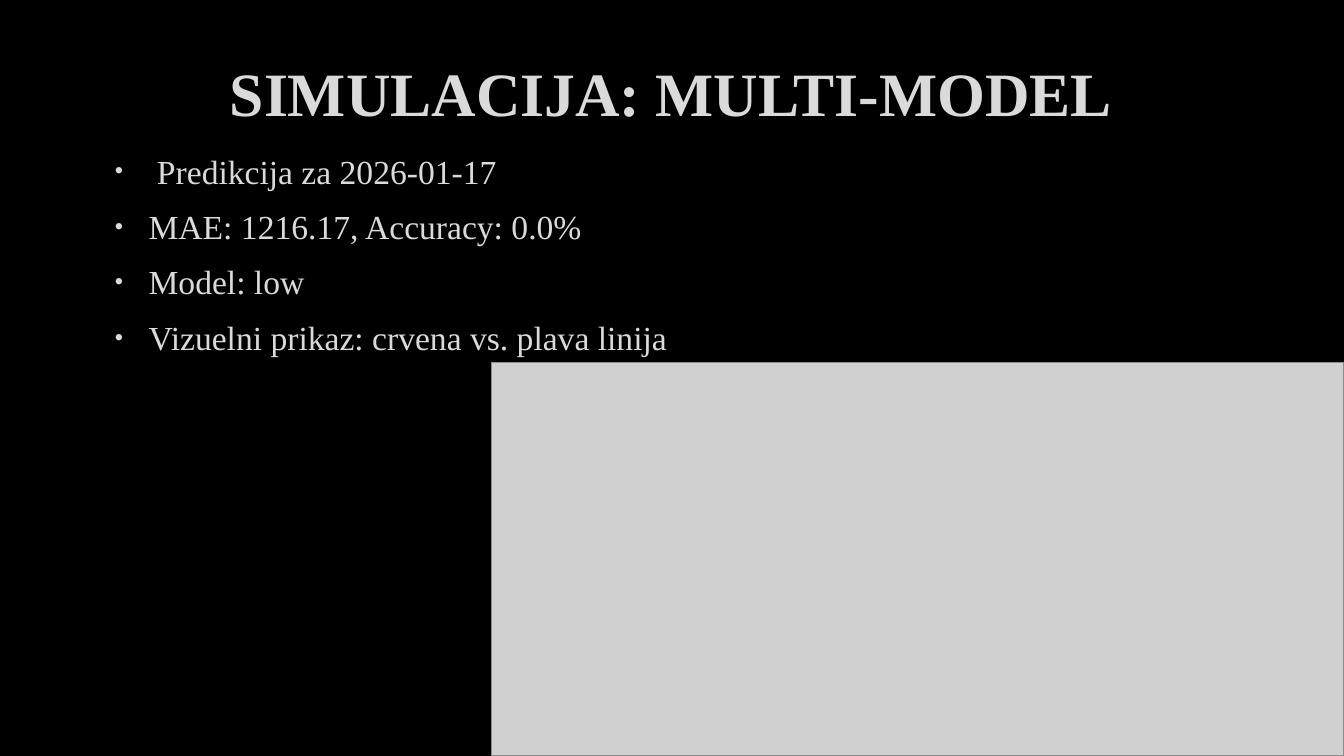
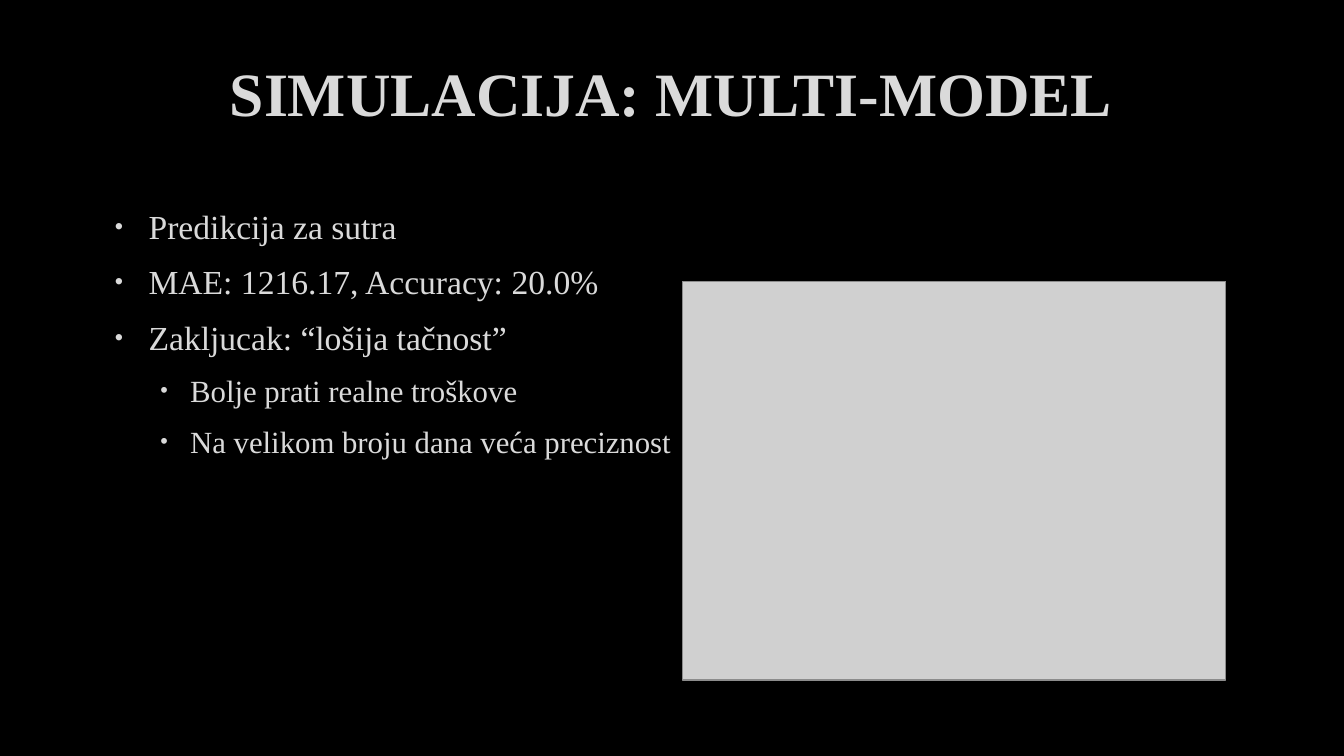
Before and after one commit to Vukasin211/AccountantAI, a slide deck: slide 8 of Izvestaj/Pametni sistem za praćenje i optimizaciju budžeta.pptx (slide 7 before the commit). Drawn at 1344x756 pixels with LibreOffice and Linux fonts; fonts in the diff are those of the drawing; grey boxes stand for pictures; background and template pictures are left out. Boxes give left, top, right and bottom in pixels: in the first picture for what was removed or moved away, otherwise in the second. Text is boxed around its words. In the diff, an @@ line names an element or a change of style, - is before the commit and + after.

```diff
--- a/Izvestaj/Pametni sistem za praćenje i optimizaciju budžeta.pptx
+++ b/Izvestaj/Pametni sistem za praćenje i optimizaciju budžeta.pptx
@@ text at <box>149,215,670,459</box>: text changed @@
-• Predikcija za 2026-01-17
-• MAE: 1216.17, Accuracy: 0.0%
-• Model: low
-• Vizuelni prikaz: crvena vs. plava linija
+• Predikcija za sutra
+• MAE: 1216.17, Accuracy: 20.0%
+• Zakljucak: “lošija tačnost”
+  • Bolje prati realne troškove
+  • Na velikom broju dana veća preciznost
@@ picture: place and size @@
-picture at <box>491,362,1344,756</box>
+picture at <box>683,281,1226,681</box>
```
Also in this commit, not shown: 8 other slides changed, 3 slides added, 4 slides removed, 8 other files.
